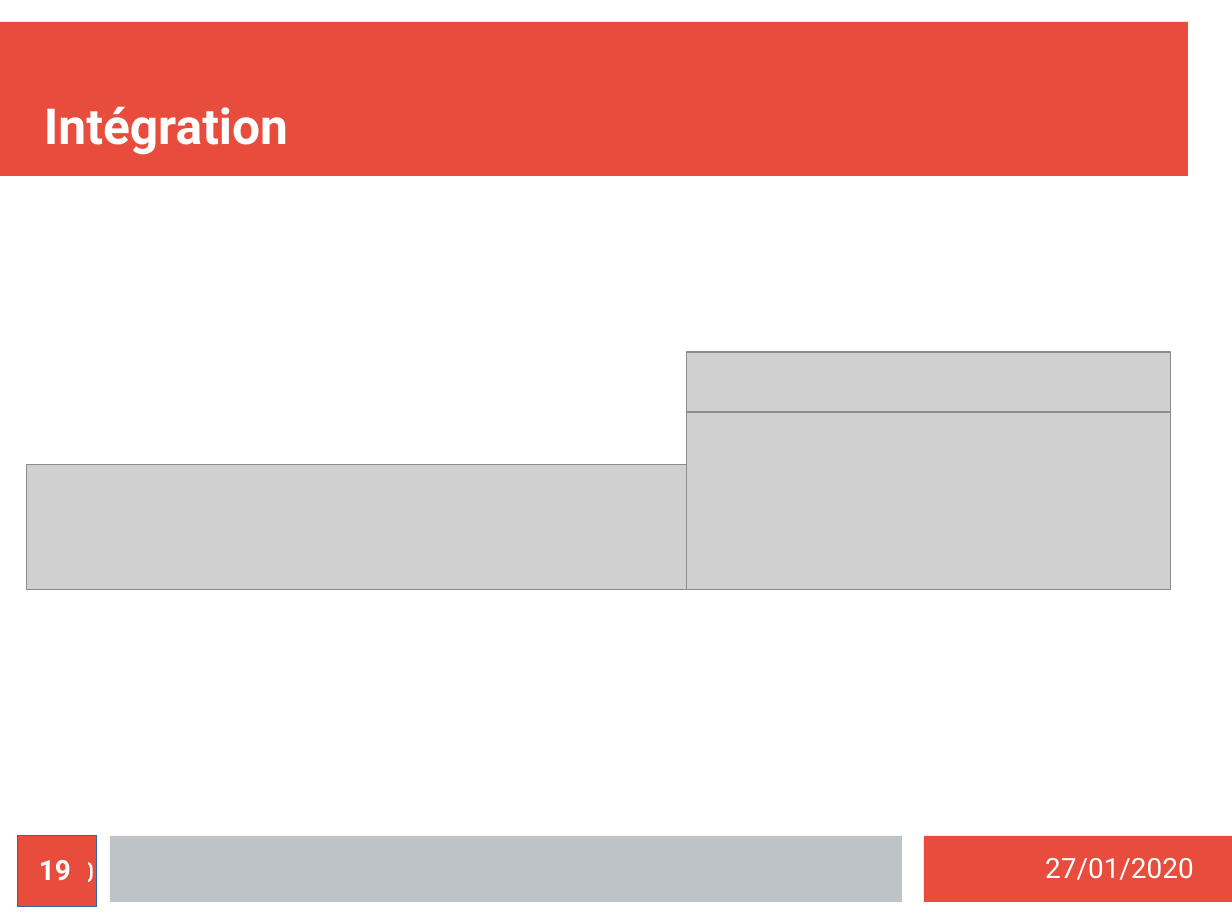
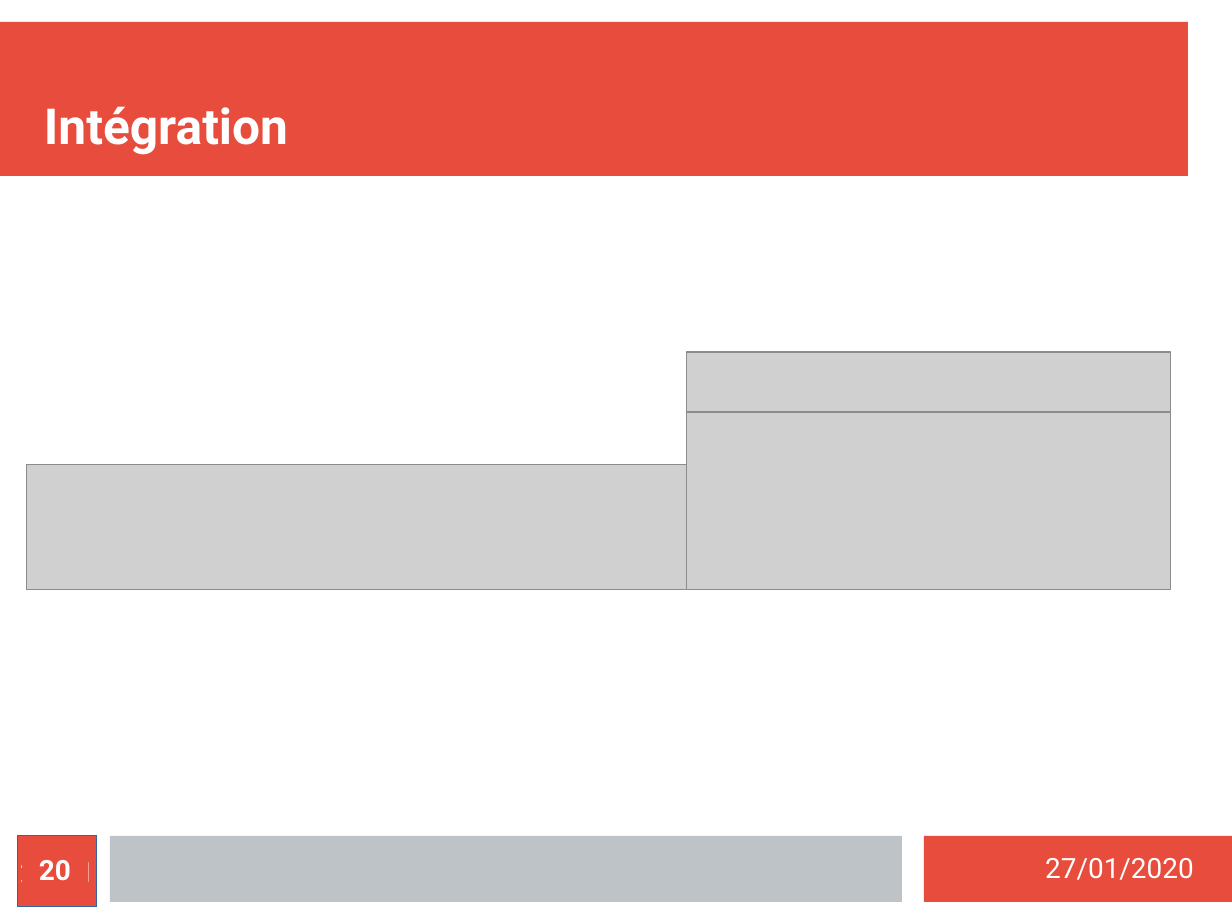
Before and after one commit to MezeretteBrice/Projet_Ronde, a slide deck: slide 20 of SOUTENANCE/Revue1/controleurrondejeremi.odp (slide 19 before the commit). Drawn at 1232x924 pixels with LibreOffice and Linux fonts; fonts in the diff are those of the drawing; grey boxes stand for pictures. Boxes give left, top, right and bottom in pixels: in the first picture for what was removed or moved away, otherwise in the second. Text is boxed around its words. In the diff, an @@ line names an element or a change of style, - is before the commit and + after.

```diff
--- a/SOUTENANCE/Revue1/controleurrondejeremi.odp
+++ b/SOUTENANCE/Revue1/controleurrondejeremi.odp
@@ page number added at (x1=18, y1=836, x2=97, y2=907), fill #E74C3C, outline #3465A4 0 pt, 18 pt, text #FFFFFF @@
+20/21
@@ page number resized from (x1=18, y1=836, x2=97, y2=907) to (x1=22, y1=836, x2=88, y2=902) @@
@@ page number at (x1=22, y1=836, x2=88, y2=902): outline #3465A4 0 pt to none @@
@@ page number removed at (x1=22, y1=836, x2=88, y2=902) @@
-19
@@ page number at (x1=39, y1=860, x2=71, y2=881): text changed; bold on @@
-19/20
+20
@@ text at (x1=46, y1=860, x2=89, y2=882): text changed @@
-/20
+/21
```
Also in this commit, not shown: 13 other slides changed, 1 slide added.
